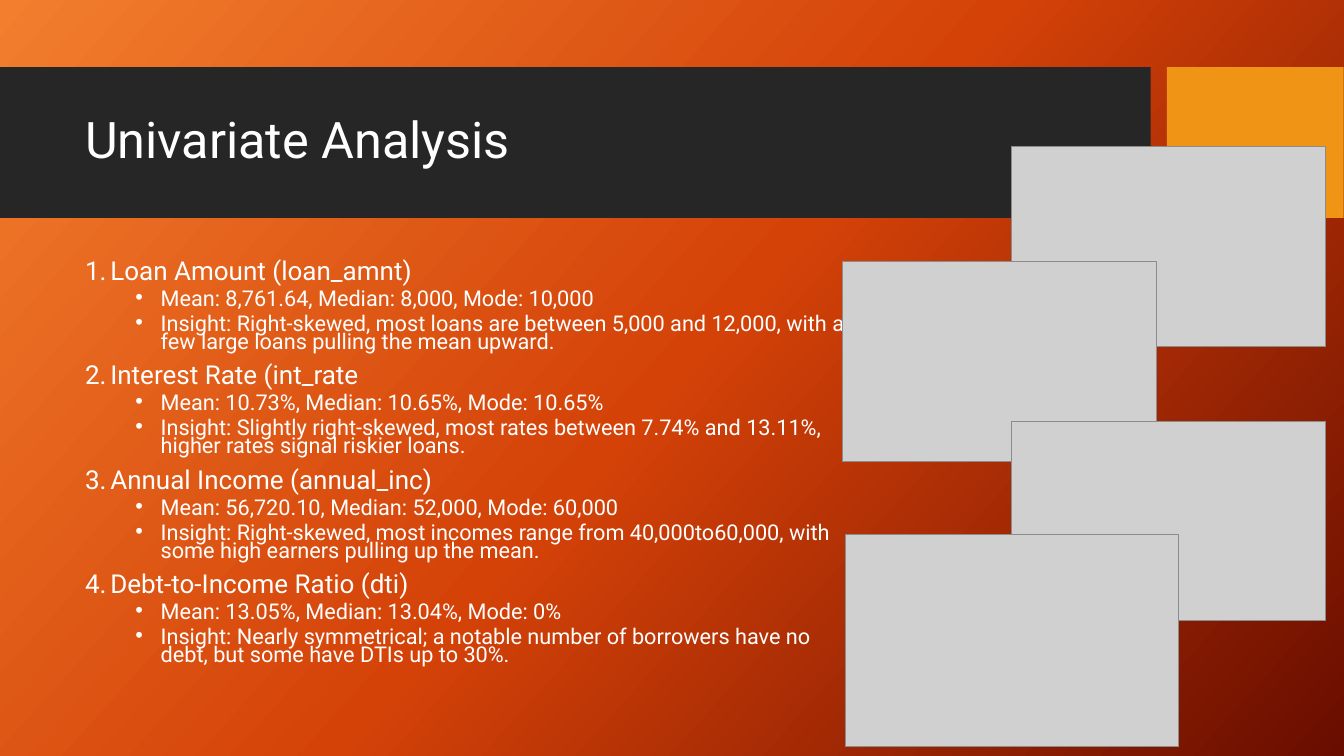
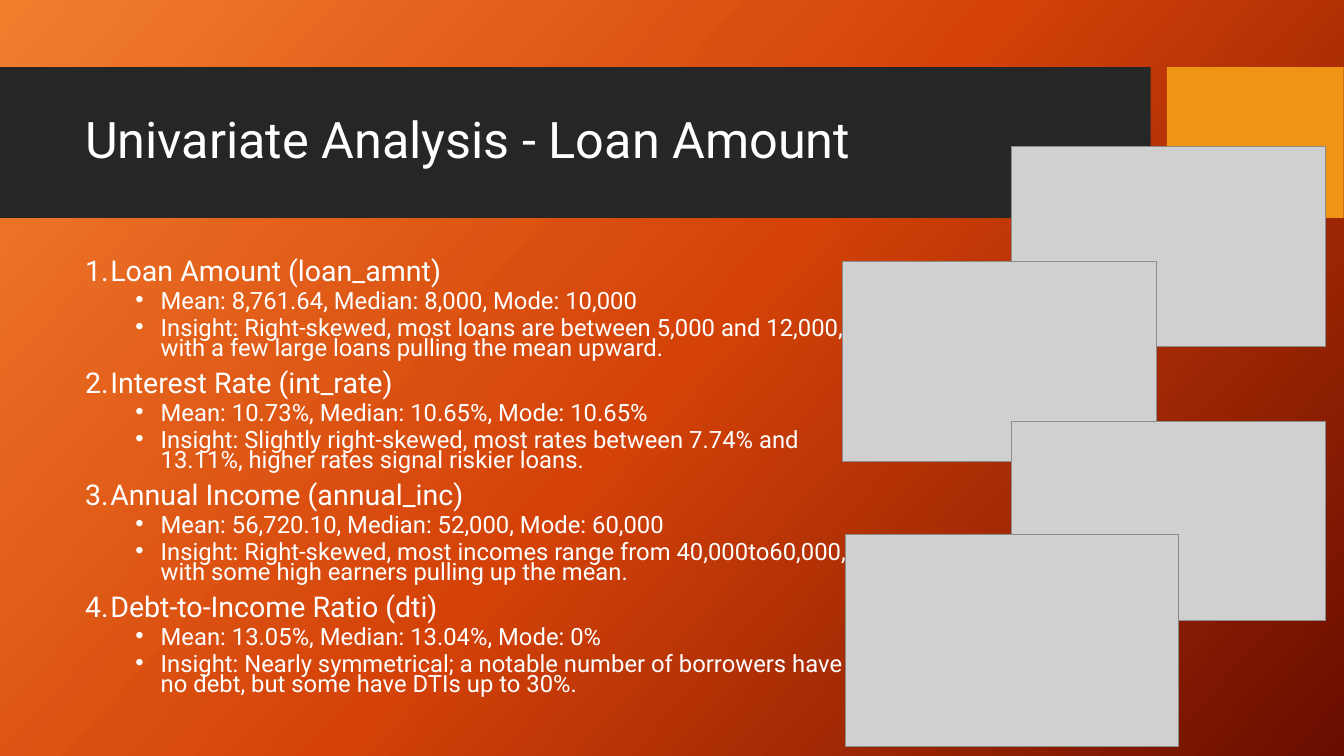
Before and after one commit to jafarijason/ds_001_lending_club_case_study, a slide deck: slide 5 of Presentation.pptx. Drawn at 1344x756 pixels with LibreOffice and Linux fonts; fonts in the diff are those of the drawing; grey boxes stand for pictures; background and template pictures are left out. Boxes give left, top, right and bottom in pixels: in the first picture for what was removed or moved away, otherwise in the second. Text is boxed around its words. In the diff, an @@ line names an element or a change of style, - is before the commit and + after.

Commit message:
Presentation WIP

```diff
--- a/Presentation.pptx
+++ b/Presentation.pptx
@@ title at [85, 120, 850, 169]: text changed @@
-Univariate Analysis
+Univariate Analysis - Loan Amount
@@ text at [85, 258, 846, 697]: size 18.6 to 20.4 pt in "Loan Amount (loan_amnt)", "Annual Income (annual_inc)", "Debt-to-Income Ratio (dti)"; size 15.5 to 17 pt in "Mean: 8,761.64, Median: 8,000, Mode: 10,000", "Insight: Right-skewed, most loans are between 5,000 ...", "Mean: 10.73%, Median: 10.65%, Mode: 10.65%", "Insight: Slightly right-skewed, most rates between 7.74% ..." and 4 more places @@
@@ text at [85, 370, 393, 400]: text changed; size 18.6 to 20.4 pt @@
-2. Interest Rate (int_rate
+2. Interest Rate (int_rate)
```
Also in this commit, not shown: 10 slides added, 1 slide removed.
